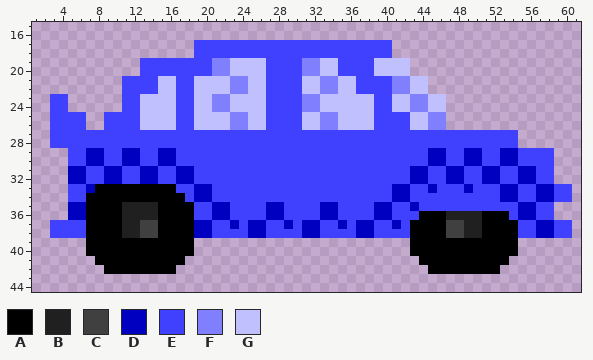
Pixel-art sprite: Jump Jumps Racer.gmx/sprites/images/spr_Car_1.png. Above, as it was before the edit.
The file is 64x64 pixels. Shown: x 1..61, y 15..44.
Palette (. is transparent): A #000000  B #202020  C #404040  D #0000c0  E #4040ff  F #8080ff  G #c0c0ff
Pixels before, first column x 3:
17 ................EEEEEEEEEEEEEEEEEEEEEE....................
18 ................EEEEEEEEEEEEEEEEEEEEEE....................
19 ..........EEEEEEEEFFGGGGEEEEFFGGEEEEGGGG..................
20 ..........EEEEEEEEFFGGGGEEEEFFGGEEEEGGGG..................
21 ........EEEEGGEEGGGGFFGGEEEEGGFFGGEEEEFFGG................
22 ........EEEEGGEEGGGGFFGGEEEEGGFFGGEEEEFFGG................
23 EE......EEGGGGEEGGFFGGGGEEEEFFGGGGGGEEGGFFGG..............
24 EE......EEGGGGEEGGFFGGGGEEEEFFGGGGGGEEGGFFGG..............
25 EEEE..EEEEGGGGEEGGGGFFGGEEEEGGFFGGGGEEEEGGFF..............
26 EEEE..EEEEGGGGEEGGGGFFGGEEEEGGFFGGGGEEEEGGFF..............
27 EEEEEEEEEEEEEEEEEEEEEEEEEEEEEEEEEEEEEEEEEEEEEEEEEEEE......
28 EEEEEEEEEEEEEEEEEEEEEEEEEEEEEEEEEEEEEEEEEEEEEEEEEEEE......
29 ..EEDDEEDDEEDDEEEEEEEEEEEEEEEEEEEEEEEEEEEEDDEEDDEEDDEEEE..
30 ..EEDDEEDDEEDDEEEEEEEEEEEEEEEEEEEEEEEEEEEEDDEEDDEEDDEEEE..
31 ..DDEEDDEEDDEEDDEEEEEEEEEEEEEEEEEEEEEEEEDDEEDDEEDDEEDDEE..
32 ..DDEEDDEEDDEEDDEEEEEEEEEEEEEEEEEEEEEEEEDDEEDDEEDDEEDDEE..
33 ..EEDAAAAAAAAAEEDDEEEEEEEEEEEEEEEEEEEEDDEEDEEEDEEEDDEEDDEE
34 ..EEAAAAAAAAAAAEDDEEEEEEEEEEEEEEEEEEEEDDEEEEEEEEEEDDEEDDEE
35 ..DDAAAABBBBAAAAEEDDEEEEDDEEEEDDEEEEDDEEDEEEEEEEEEEEDDEE..
36 ..DDAAAABBBBAAAAEEDDEEEEDDEEEEDDEEEEDDEEEAAABBBBAAAEDDEE..
37 EEEEAAAABBCCAAAADDEEDEDDEEDEDDEEDEDDEEDEAAAACCBBAAAAEEDDEE
38 EEEEAAAABBCCAAAADDEEEEDDEEEEDDEEEEDDEEEEAAAACCBBAAAAEEDDEE
39 ....AAAAAAAAAAAA........................AAAAAAAAAAAA......
40 ....AAAAAAAAAAAA........................AAAAAAAAAAAA......
41 .....AAAAAAAAAA..........................AAAAAAAAAA.......
42 ......AAAAAAAA............................AAAAAAAA........
New version:
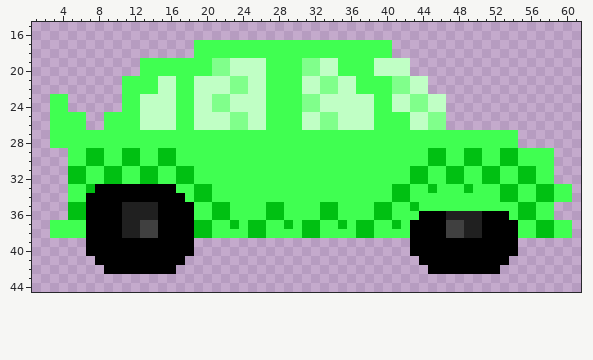
Diff:
Colour D changes from #0000c0 to #00c012.
Colour E changes from #4040ff to #40ff51.
Colour F changes from #8080ff to #80ff8b.
Colour G changes from #c0c0ff to #c0ffc5.
Where, in picture pixels (left, top, right, bottom), the same in both pictures:
changed: (50, 40, 572, 238)
